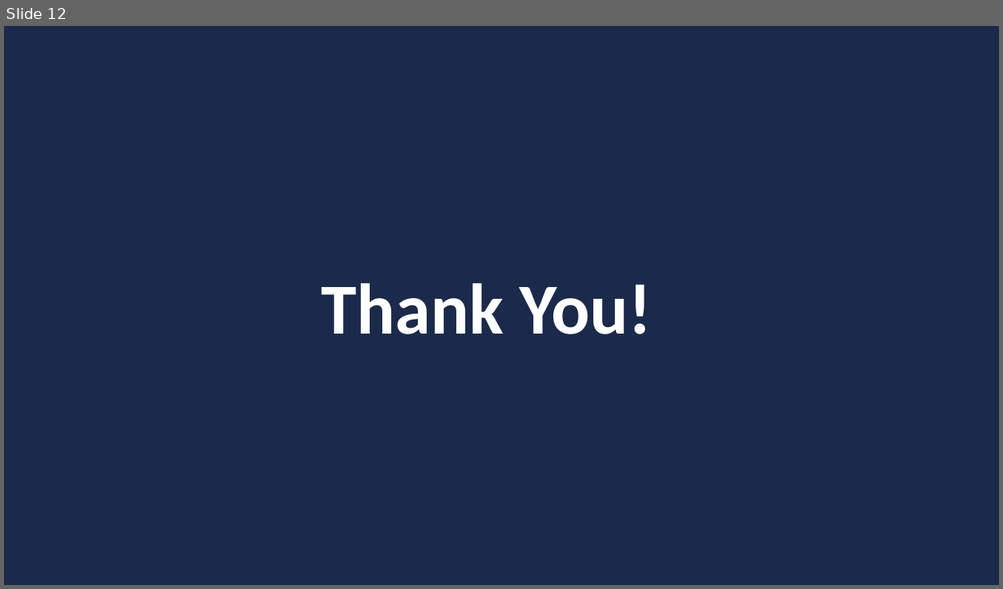
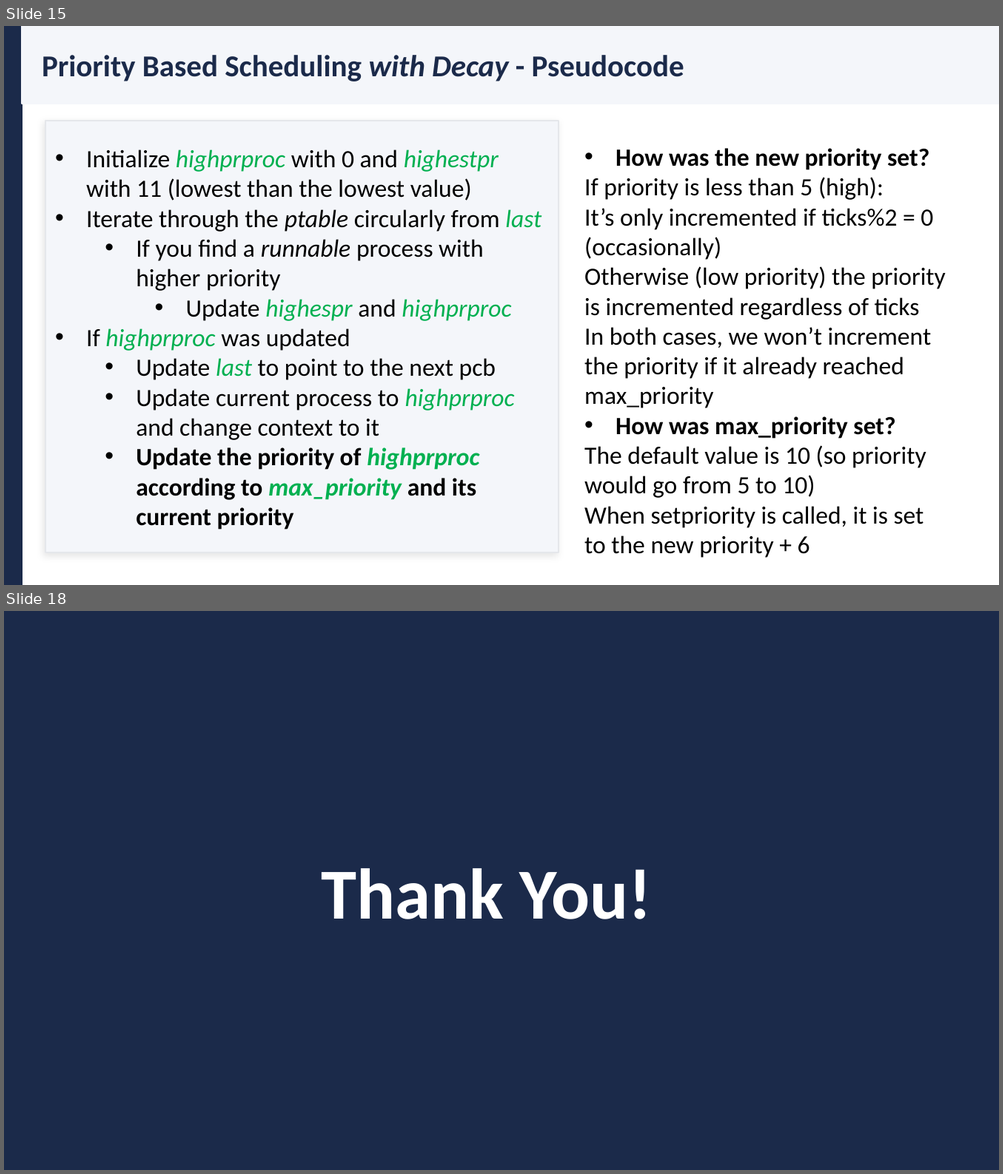
Before and after one commit to Sama3mad/project-6---OS-lab, a slide deck: xv6_part1.pptx. Shown one above the other, each under a label of ours: slide 12 before the commit, slides 15 and 18 after it; the slides between them are not shown. The pictures are 1003x589 and 1003x1174 pixels, drawn with LibreOffice and Linux fonts; fonts in the diff are those of the drawing. Boxes give left, top, right and bottom in pixels: in the first picture for what was removed or moved away, otherwise in the second. Text is boxed around its words. In the diff, an @@ line names an element or a change of style, - is before the commit and + after.

```diff
--- a/xv6_part1.pptx
+++ b/xv6_part1.pptx
@@ slide 15 added at [4,26,999,585], background #FFFFFF @@
@@ rectangle added at [4,26,22,585], fill #1B2A4A, outline #1B2A4A 1 pt @@
@@ rectangle added at [22,26,999,104], fill #F4F6FA, outline #F4F6FA 1 pt @@
@@ text added at [42,55,684,82], 22 pt, text #1B2A4A, bold @@
+Priority Based Scheduling with Decay - Pseudocode
@@ rectangle added at [45,121,559,553], fill #F4F6FA, outline #E5E7EB 1 pt, 18 pt, text #000000 @@
+• Initialize highprproc with 0 and highestpr with 11 (lowest than the lowest value)
+• Iterate through the ptable circularly from last
+  • If you find a runnable process with higher priority
+    • Update highespr and highprproc
+• If highprproc was updated
+  • Update last to point to the next pcb
+  • Update current process to highprproc and change context to it
+  • Update the priority of highprproc according to max_priority and its current priority
@@ text added at [584,148,945,558], 18 pt, text #000000 @@
+• How was the new priority set?
+If priority is less than 5 (high):
+It’s only incremented if ticks%2 = 0 (occasionally)
+Otherwise (low priority) the priority is incremented regardless of ticks
+In both cases, we won’t increment the priority if it already reached max_priority
+• How was max_priority set?
+The default value is 10 (so priority would go from 5 to 10)
+When setpriority is called, it is set to the new priority + 6
@@ what was slide 12 is now slide 18 @@
```
Also in this commit, not shown: 1 slide changed, 5 other slides added, 3 other files.
